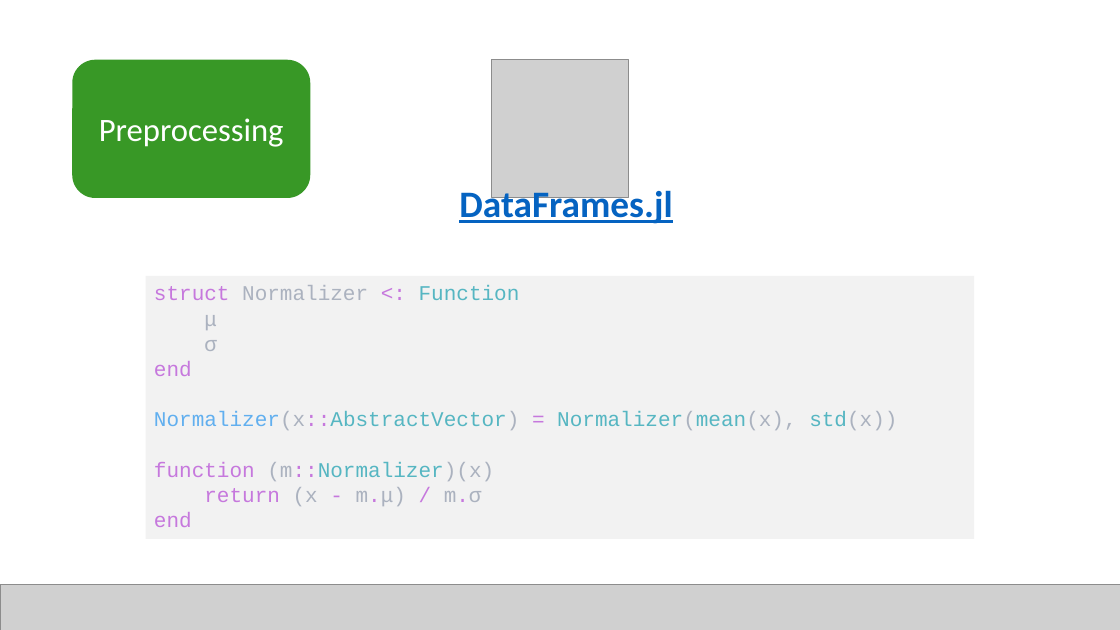
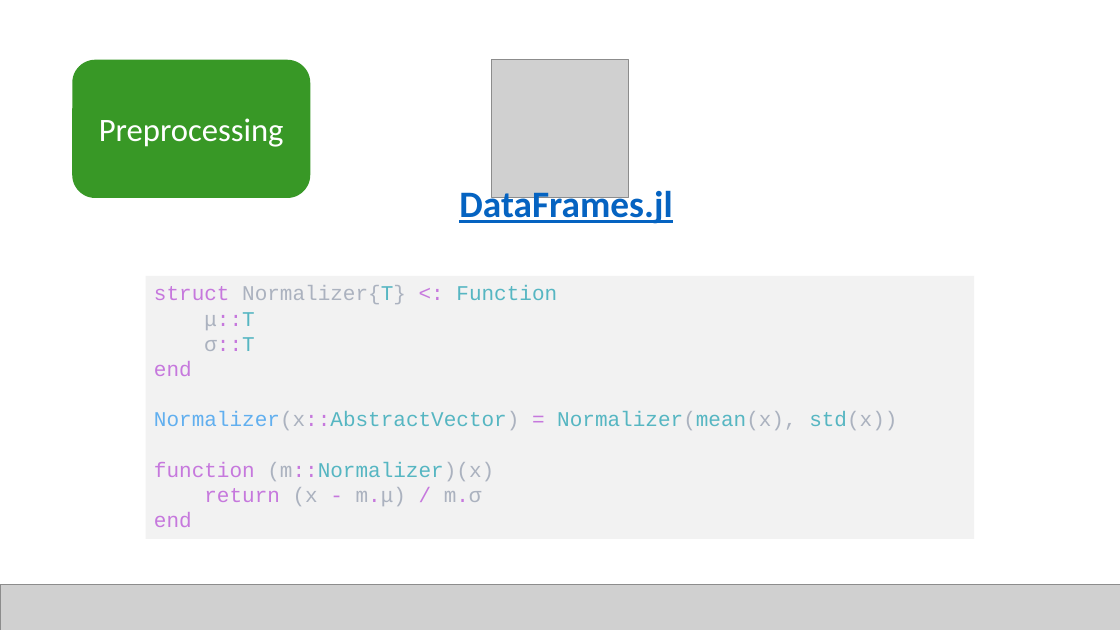
Before and after one commit to JuliaComputing/ScoringEngineDemo.jl, a slide deck: slide 7 of webinar-2022-02-17.pptx. Drawn at 1120x630 pixels with LibreOffice and Linux fonts; fonts in the diff are those of the drawing; grey boxes stand for pictures. Boxes give left, top, right and bottom in pixels: in the first picture for what was removed or moved away, otherwise in the second. Text is boxed around its words. In the diff, an @@ line names an element or a change of style, - is before the commit and + after.

```diff
--- a/webinar-2022-02-17.pptx
+++ b/webinar-2022-02-17.pptx
@@ text in rectangle at (154, 286, 557, 351): text changed @@
-struct Normalizer <: Function
-μ
-σ
+struct Normalizer{T} <: Function
+μ::T
+σ::T
```
Also in this commit, not shown: 4 other slides changed, 2 other files.
